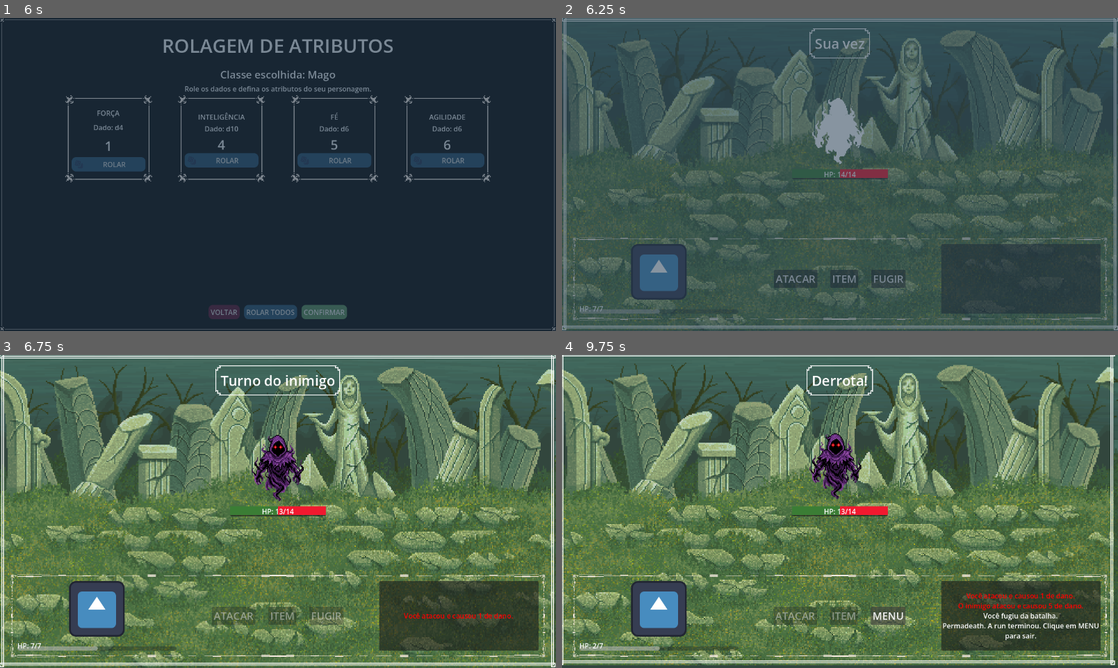
Above: before the commit, frames 1-4 (two rows, left to right).
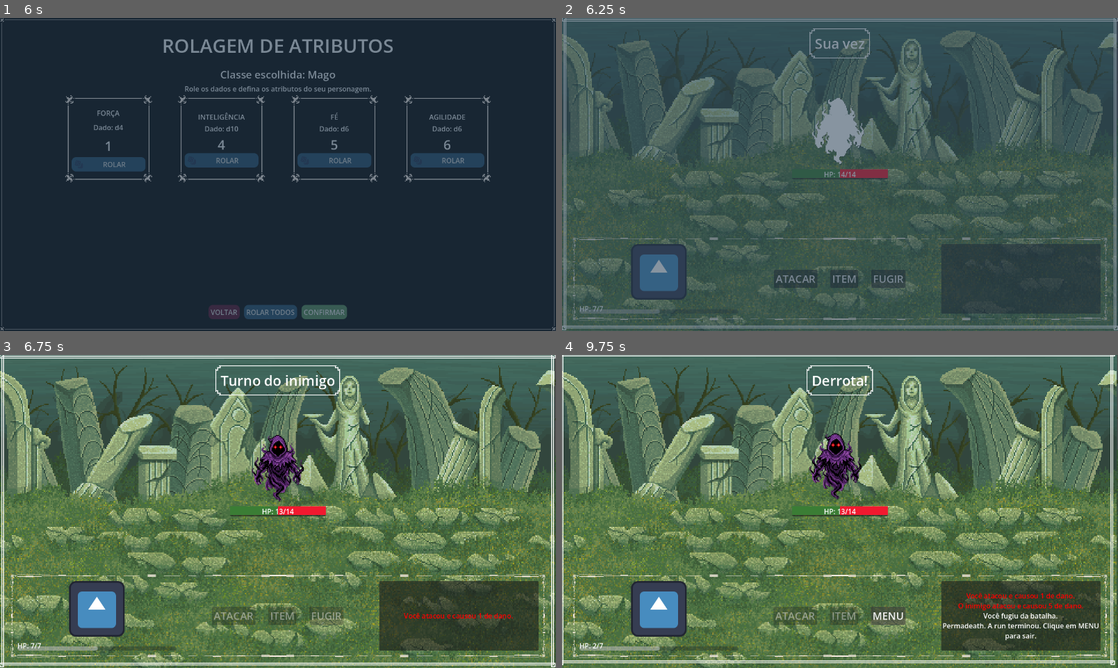
Above: after the commit, the same moments.

Repository: NouanGust/RogueRPG
Game: Godot game, scene res://Scenes/run/main_menu_scene.tscn
The game is run twice, just before and just after one commit, with the same random seed, the same clock (stepped at 60 frames per second) and the same inputs. The engine's default icon, where the game draws it, is replaced by a stand-in: a white triangle on a blue panel in a dark square.
Inputs:
- Up to frame 1 (6 s): click "NOVA RUN" at 0.5 s; click "ESCOLHER" at 1.25 s; click "COMFIRMAR" at 2 s; click "ROLAR" at 2.75 s; click "ROLAR" at 3.5 s; click "ROLAR" at 4.25 s; click "ROLAR" at 5 s; click "CONFIRMAR" at 5.75 s
- Up to frame 2 (6.25 s): no input
- Up to frame 3 (6.75 s): click "ATACAR" at 6.5 s
- Up to frame 4 (9.75 s): click "ITEM" at 8.75 s; click "FUGIR" at 9.5 s

Frame 1 is identical in both runs. In frame 2, 2.0% of the frame differs, in the area x 0-100%, y 3-100%; in frame 3, 15%; in frame 4, 31%, in the area x 0-100%, y 0-100%.

Commit message:
feat: shadder com sombra e mudanças menores

Diff:
--- a/Scenes/Entities/enemy.tscn
+++ b/Scenes/Entities/enemy.tscn
@@ -1,18 +1,26 @@
 [gd_scene format=3 uid="uid://rysxpsnha4xb"]
 
-[ext_resource type="Script" uid="uid://kdhw0c46qma0" path="res://scenes/entities/enemy.gd" id="1_jr1g6"]
-[ext_resource type="Shader" uid="uid://bv5mxen2on5ev" path="res://scenes/entities/hit_flash.gdshader" id="2_4fpkd"]
+[ext_resource type="Script" uid="uid://kdhw0c46qma0" path="res://Scenes/Entities/enemy.gd" id="1_jr1g6"]
+[ext_resource type="Shader" uid="uid://bv5mxen2on5ev" path="res://Scenes/Entities/hit_flash.gdshader" id="2_4fpkd"]
 [ext_resource type="Texture2D" uid="uid://damjnxbr1b2ge" path="res://icon.svg" id="2_hlb8m"]
-[ext_resource type="Script" uid="uid://cvctj0pw14gwt" path="res://scripts/components/stats_component.gd" id="3_4fpkd"]
-[ext_resource type="Script" uid="uid://d3tx70s82u3ma" path="res://scripts/components/health_component.gd" id="4_wqw0c"]
-[ext_resource type="Script" uid="uid://b5js5veqeeo81" path="res://scripts/components/combat_component.gd" id="5_onntj"]
+[ext_resource type="Script" uid="uid://cvctj0pw14gwt" path="res://Scripts/Components/stats_component.gd" id="3_4fpkd"]
+[ext_resource type="Script" uid="uid://d3tx70s82u3ma" path="res://Scripts/Components/health_component.gd" id="4_wqw0c"]
+[ext_resource type="Script" uid="uid://b5js5veqeeo81" path="res://Scripts/Components/combat_component.gd" id="5_onntj"]
 
 [sub_resource type="ShaderMaterial" id="ShaderMaterial_wqw0c"]
 shader = ExtResource("2_4fpkd")
 shader_parameter/active = false
+shader_parameter/shadow_offset = Vector2(10, 10)
+shader_parameter/shadow_color = Color(0, 0, 0, 0.5)
 
 [node name="Enemy" type="Node2D" unique_id=384965974]
 script = ExtResource("1_jr1g6")
+
+[node name="Sprite2D2" type="Sprite2D" parent="." unique_id=408008699]
+modulate = Color(0, 0, 0, 0.56)
+position = Vector2(0, 26)
+scale = Vector2(0.1, 0.3)
+texture = ExtResource("2_hlb8m")
 
 [node name="Sprite2D" type="Sprite2D" parent="." unique_id=924286466]
 material = SubResource("ShaderMaterial_wqw0c")
--- a/Scenes/Entities/hit_flash.gdshader
+++ b/Scenes/Entities/hit_flash.gdshader
@@ -1,13 +1,39 @@
 shader_type canvas_item;
 
+// --- Controles do Hitflash ---
 uniform bool active = false;
 
+// --- Controles da Sombra ---
+// Deslocamento em pixels (X, Y). Tente valores como (8.0, 8.0) para projetar diagonalmente
+uniform vec2 shadow_offset = vec2(10.0, 10.0);
+uniform vec4 shadow_color : source_color = vec4(0.0, 0.0, 0.0, 0.5); // Preto com 50% de transparência
+
 void fragment() {
-	vec4 tex_color = texture(TEXTURE, UV);
-	if (active) {
-		// Substitui a cor por branco, mantendo o canal alpha (transparência)
-		COLOR = vec4(1.0, 1.0, 1.0, tex_color.a);
+	// 1. Coleta a textura deslocada para ser a sombra
+	vec2 shadow_uv = UV - (shadow_offset * TEXTURE_PIXEL_SIZE);
+	vec4 shadow_tex = vec4(0.0);
+
+	// Evita que a sombra "vaze" repetindo pelas bordas (wrapping)
+	if (shadow_uv.x >= 0.0 && shadow_uv.x <= 1.0 && shadow_uv.y >= 0.0 && shadow_uv.y <= 1.0) {
+		shadow_tex = texture(TEXTURE, shadow_uv);
+	}
+
+	// 2. Coleta a cor original do sprite
+	vec4 base_color = texture(TEXTURE, UV);
+
+	// 3. Aplica o efeito do Hitflash se o personagem tomar dano
+	if (active && base_color.a > 0.0) {
+		base_color = vec4(1.0, 1.0, 1.0, base_color.a); // Fica todo branco
+	}
+
+	// 4. Mistura tudo: Se tem sprite, desenha sprite. Se não tem sprite mas tem sombra, desenha a sombra.
+	if (base_color.a > 0.0) {
+		COLOR = base_color;
+	} else if (shadow_tex.a > 0.0) {
+		// Pinta a silhueta deslocada com a cor e transparência da sombra
+		COLOR = vec4(shadow_color.rgb, shadow_tex.a * shadow_color.a);
 	} else {
-		COLOR = tex_color;
+		// Fundo transparente
+		COLOR = vec4(0.0);
 	}
 }
--- a/Scenes/battle/BattleScene.tscn
+++ b/Scenes/battle/BattleScene.tscn
@@ -1,16 +1,16 @@
 [gd_scene format=3 uid="uid://bjl1db2okea7h"]
 
-[ext_resource type="Script" uid="uid://8kwf686gj1kl" path="res://scripts/components/dice_roller.gd" id="1_jb5ws"]
-[ext_resource type="Script" uid="uid://dencu6ype82ob" path="res://scenes/battle/battle_scene.gd" id="1_t3o3d"]
-[ext_resource type="PackedScene" uid="uid://blkvvo4kpqyln" path="res://scenes/entities/player.tscn" id="2_rpe18"]
-[ext_resource type="Script" uid="uid://cm5gejak3jpgh" path="res://scripts/controllers/battle_controller.gd" id="2_vd1me"]
-[ext_resource type="PackedScene" uid="uid://rysxpsnha4xb" path="res://scenes/entities/enemy.tscn" id="3_vvcci"]
-[ext_resource type="Script" uid="uid://jnenpcaop27n" path="res://scenes/battle/battle_ui.gd" id="4_rjp4h"]
-[ext_resource type="Script" uid="uid://hcscc6dcxeho" path="res://scripts/resources/enemy_data.gd" id="6_qcili"]
-[ext_resource type="Resource" uid="uid://bfwcvfw2jbpkl" path="res://scripts/resources/skeleton.tres" id="7_4ro08"]
-[ext_resource type="Resource" uid="uid://iaes6od38a84" path="res://scripts/resources/shadow.tres" id="8_5u8xp"]
-[ext_resource type="PackedScene" uid="uid://2vo5yre3vjgh" path="res://scenes/entities/damage_text.tscn" id="8_vpuc1"]
-[ext_resource type="Resource" uid="uid://c3vlvd4lj2v86" path="res://scripts/resources/stone_golem.tres" id="9_yvj2l"]
+[ext_resource type="Script" uid="uid://8kwf686gj1kl" path="res://Scripts/Components/dice_roller.gd" id="1_jb5ws"]
+[ext_resource type="Script" uid="uid://dencu6ype82ob" path="res://Scenes/battle/battle_scene.gd" id="1_t3o3d"]
+[ext_resource type="PackedScene" uid="uid://blkvvo4kpqyln" path="res://Scenes/Entities/player.tscn" id="2_rpe18"]
+[ext_resource type="Script" uid="uid://cm5gejak3jpgh" path="res://Scripts/controllers/battle_controller.gd" id="2_vd1me"]
+[ext_resource type="PackedScene" uid="uid://rysxpsnha4xb" path="res://Scenes/Entities/enemy.tscn" id="3_vvcci"]
+[ext_resource type="Script" uid="uid://jnenpcaop27n" path="res://Scenes/battle/battle_ui.gd" id="4_rjp4h"]
+[ext_resource type="Script" uid="uid://hcscc6dcxeho" path="res://Scripts/resources/enemy_data.gd" id="6_qcili"]
+[ext_resource type="Resource" uid="uid://bfwcvfw2jbpkl" path="res://Scripts/resources/skeleton.tres" id="7_4ro08"]
+[ext_resource type="Resource" uid="uid://iaes6od38a84" path="res://Scripts/resources/shadow.tres" id="8_5u8xp"]
+[ext_resource type="PackedScene" uid="uid://2vo5yre3vjgh" path="res://Scenes/Entities/damage_text.tscn" id="8_vpuc1"]
+[ext_resource type="Resource" uid="uid://c3vlvd4lj2v86" path="res://Scripts/resources/stone_golem.tres" id="9_yvj2l"]
 [ext_resource type="Texture2D" uid="uid://b1psxojoqg768" path="res://Assets/Background/sky.png" id="11_4rstf"]
 [ext_resource type="Texture2D" uid="uid://c8xu5mphlnx5k" path="res://Assets/UI/panel-border-022.png" id="12_qcili"]
 [ext_resource type="Texture2D" uid="uid://x4f4hqpx1pdt" path="res://Assets/Background/hills&trees.png" id="12_vpuc1"]
@@ -90,34 +90,38 @@
 [node name="Parallax" type="Node2D" parent="BattleFieldLayer" unique_id=528505335]
 z_index = -5
 
-[node name="Parallax2D" type="Parallax2D" parent="BattleFieldLayer/Parallax" unique_id=710582908]
+[node name="Fundo" type="Parallax2D" parent="BattleFieldLayer/Parallax" unique_id=710582908]
+scroll_scale = Vector2(0.1, 0.1)
 repeat_size = Vector2(200, 200)
 autoscroll = Vector2(0.5, 0.5)
 
-[node name="Sprite2D" type="Sprite2D" parent="BattleFieldLayer/Parallax/Parallax2D" unique_id=1589397028]
+[node name="Sprite2D" type="Sprite2D" parent="BattleFieldLayer/Parallax/Fundo" unique_id=1589397028]
 scale = Vector2(0.66510415, 0.6675926)
 texture = ExtResource("11_4rstf")
 centered = false
 
-[node name="Parallax2D3" type="Parallax2D" parent="BattleFieldLayer/Parallax" unique_id=284810112]
+[node name="Médio" type="Parallax2D" parent="BattleFieldLayer/Parallax" unique_id=284810112]
 texture_filter = 1
+scroll_scale = Vector2(0.5, 0.5)
 repeat_size = Vector2(150, 0)
 
-[node name="Sprite2D" type="Sprite2D" parent="BattleFieldLayer/Parallax/Parallax2D3" unique_id=1183163149]
+[node name="Sprite2D" type="Sprite2D" parent="BattleFieldLayer/Parallax/Médio" unique_id=1183163149]
 scale = Vector2(0.66510415, 0.6675926)
 texture = ExtResource("12_vpuc1")
 centered = false
 
 [node name="Parallax2D4" type="Parallax2D" parent="BattleFieldLayer/Parallax" unique_id=493918369]
+scroll_scale = Vector2(0, 0)
 
 [node name="Sprite2D" type="Sprite2D" parent="BattleFieldLayer/Parallax/Parallax2D4" unique_id=2092193850]
 scale = Vector2(0.66510415, 0.6675926)
 texture = ExtResource("13_5b2op")
 centered = false
 
-[node name="Parallax2D2" type="Parallax2D" parent="BattleFieldLayer/Parallax" unique_id=1722199824]
-
-[node name="Sprite2D" type="Sprite2D" parent="BattleFieldLayer/Parallax/Parallax2D2" unique_id=591444421]
+[node name="Topo" type="Parallax2D" parent="BattleFieldLayer/Parallax" unique_id=1722199824]
+scroll_scale = Vector2(0, 0)
+
+[node name="Sprite2D" type="Sprite2D" parent="BattleFieldLayer/Parallax/Topo" unique_id=591444421]
 scale = Vector2(0.66510415, 0.6675926)
 texture = ExtResource("14_xvy46")
 centered = false
